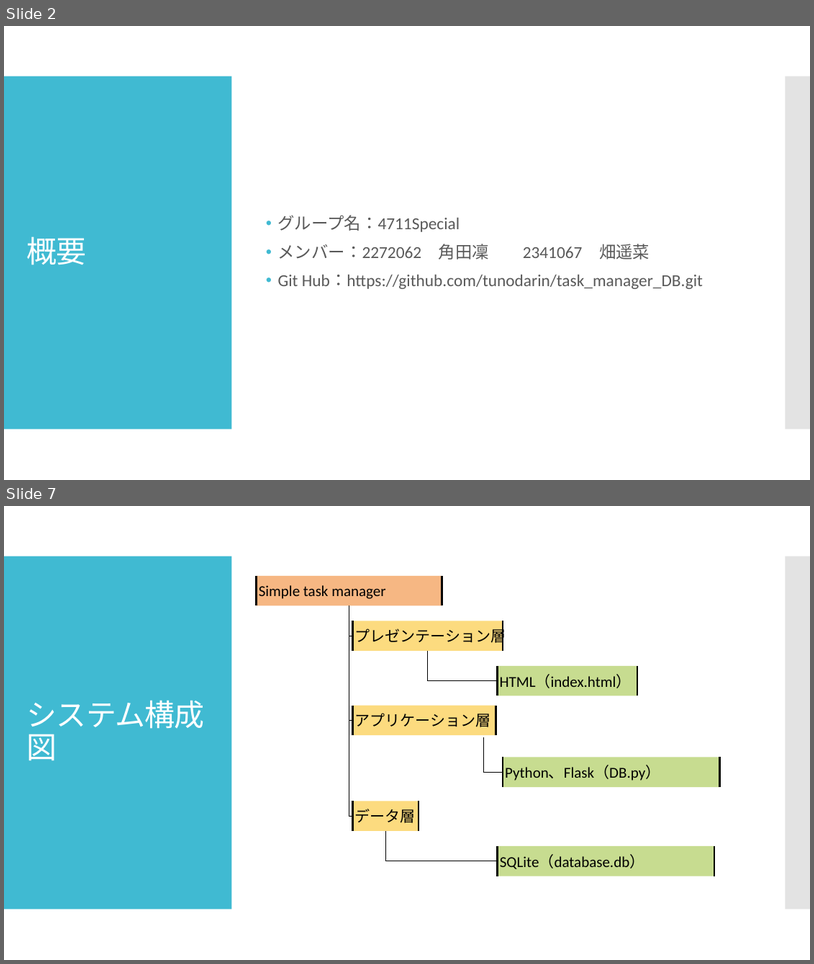
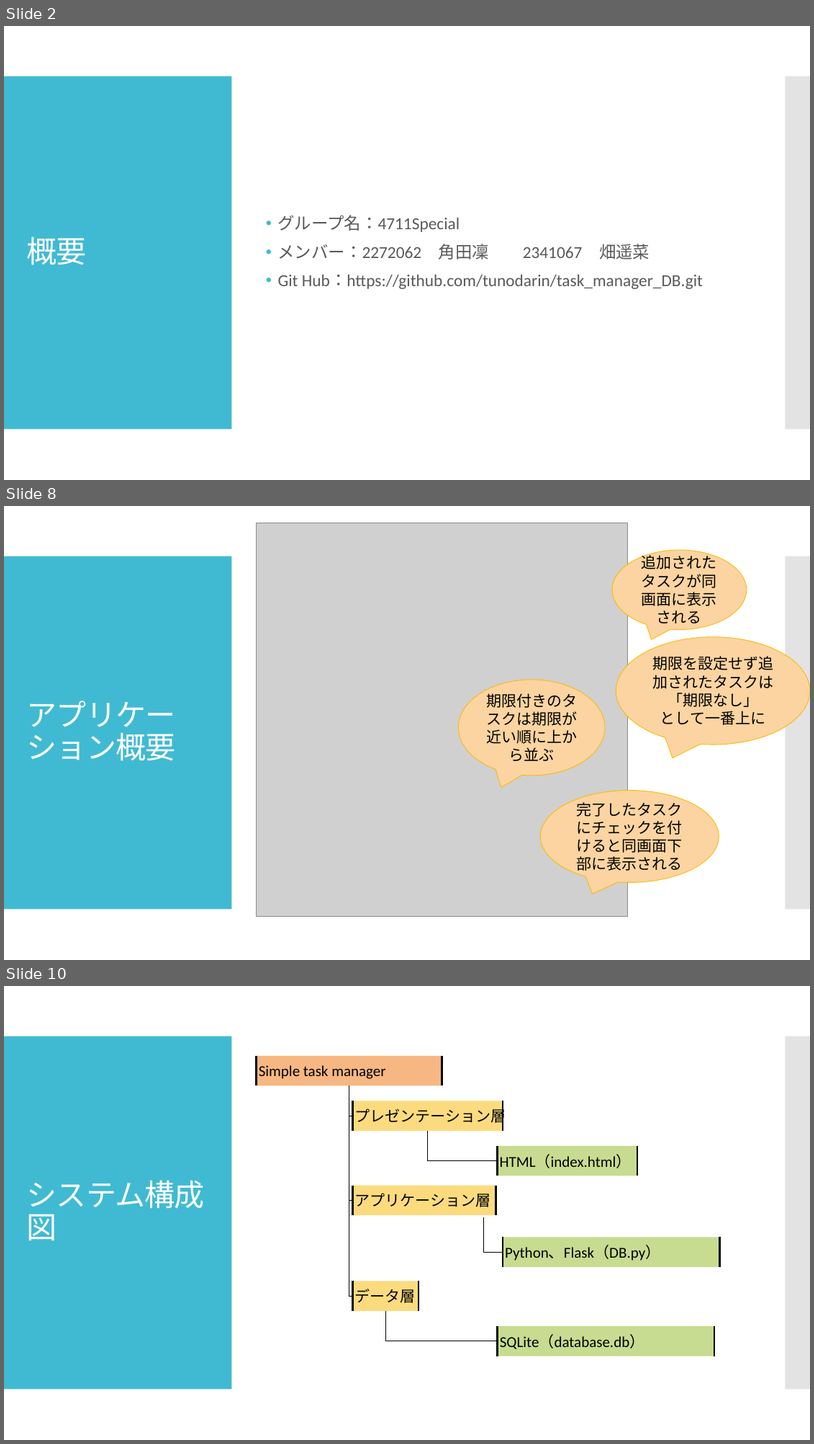
Before and after one commit to tunodarin/task_manager_DB, a slide deck: 4711最終.pptx. Shown one above the other, each under a label of ours: slides 2 and 7 before the commit, slides 2, 8 and 10 after it; the slides between them are not shown. The pictures are 814x964 and 814x1444 pixels, drawn with LibreOffice and Linux fonts; fonts in the diff are those of the drawing; grey boxes stand for pictures. Boxes give left, top, right and bottom in pixels: in the first picture for what was removed or moved away, otherwise in the second. Text is boxed around its words. In the diff, an @@ line names an element or a change of style, - is before the commit and + after.

Commit message:
プレゼンテーションを最終盤に差し替え

```diff
--- a/4711最終.pptx
+++ b/4711最終.pptx
@@ slide 8 added at [4, 506, 810, 960], background #FFFFFF; not listed: 2 template elements that a slide beside it also shows @@
@@ picture added at [257, 523, 628, 916] @@
@@ speech bubble added at [612, 550, 747, 630], fill #FCD5A2, outline #FAB900 0.75 pt, 18 pt, text #000000 @@
+追加されたタスクが同画面に表示される
@@ speech bubble added at [616, 636, 810, 744], fill #FCD5A2, outline #FAB900 0.75 pt, 18 pt, text #000000 @@
+期限を設定せず追加されたタスクは
+「期限なし」
+として一番上に
@@ speech bubble added at [459, 680, 605, 775], fill #FCD5A2, outline #FAB900 0.75 pt, 18 pt, text #000000 @@
+期限付きのタスクは期限が近い順に上から並ぶ
@@ title added at [27, 700, 176, 761], 36 pt, text #FFFFFF @@
+アプリケーション概要
@@ speech bubble added at [540, 790, 719, 883], fill #FCD5A2, outline #FAB900 0.75 pt, 18 pt, text #000000 @@
+完了したタスクにチェックを付けると同画面下部に表示される
@@ what was slide 7 is now slide 10 @@
```
Also in this commit, not shown: 4 slides changed, 3 other slides added, 1 slide removed.
